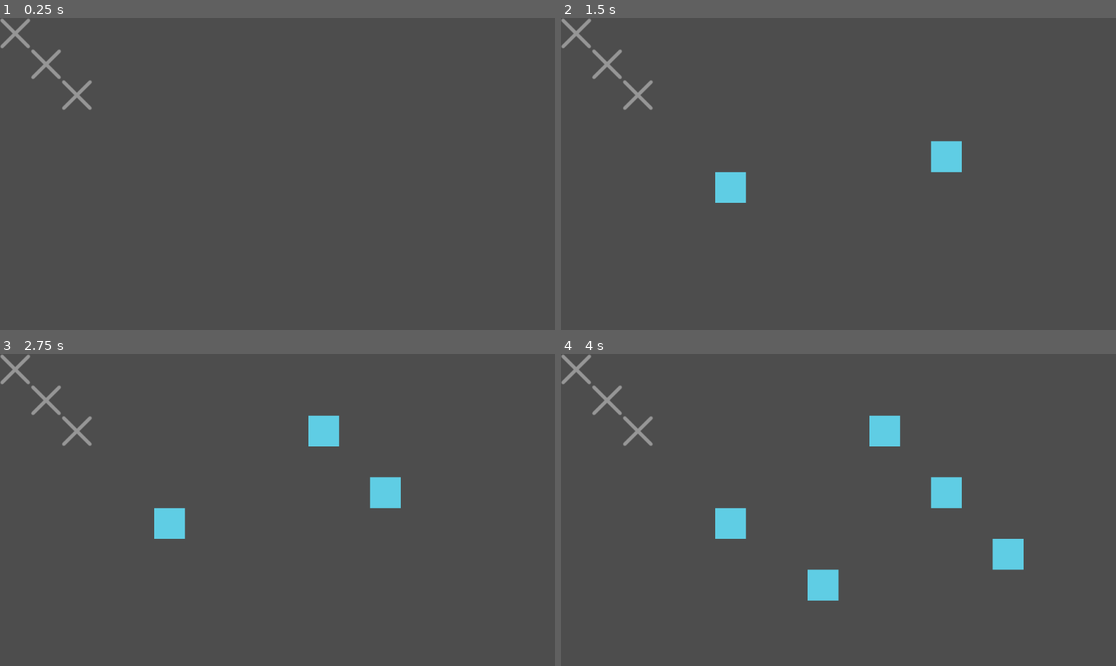
Above: before the commit, frames 1-4 (two rows, left to right).
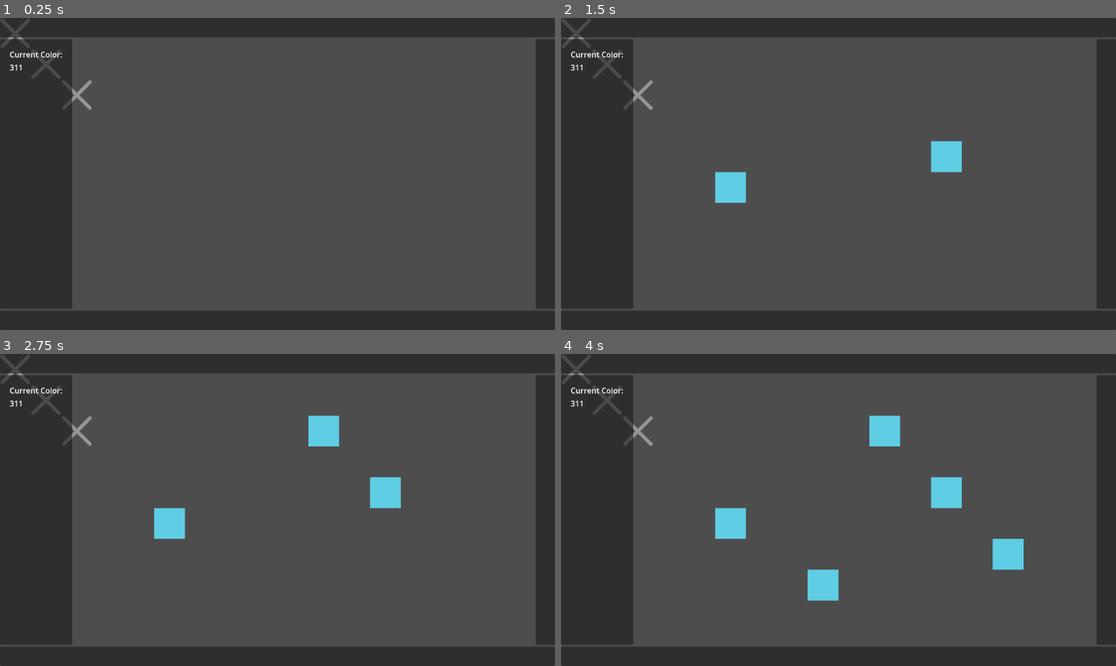
Above: after the commit, the same moments.

Repository: heinrichstr/cross-stitch-app
Game: Godot game, scene res://StitchHandler.tscn
The game is run twice, just before and just after one commit, with the same random seed, the same clock (stepped at 60 frames per second) and the same inputs.
Inputs (mouse positions are in pixels of both pictures, inside the frame that each line leads up to):
- Up to frame 1 (0.25 s): no input
- Up to frame 2 (1.5 s): tap Enter at 0.5 s; move the mouse to (960, 158) at 0.52 s; click (960, 158) at 0.67 s; tap Space at 1.25 s; move the mouse to (727, 189) at 1.27 s; click (727, 189) at 1.42 s
- Up to frame 3 (2.75 s): tap Enter at 2 s; move the mouse to (333, 441) at 2.02 s; click (333, 441) at 2.17 s
- Up to frame 4 (4 s): tap Space at 2.75 s; move the mouse to (810, 572) at 2.77 s; click (810, 572) at 2.92 s; tap Enter at 3.5 s; move the mouse to (1005, 556) at 3.52 s; click (1005, 556) at 3.67 s

The runs differ from the first frame. In frame 1, 27% of the frame differs, in the area x 0-100%, y 0-100%; in frame 2, 27%; in frame 3, 27%; in frame 4, 27%.

Commit message:
create GUI starter

Diff:
--- /dev/null
+++ b/Label2.gd
@@ -0,0 +1,11 @@
+extends Label
+
+
+# Called when the node enters the scene tree for the first time.
+func _ready():
+	pass # Replace with function body.
+
+
+# Called every frame. 'delta' is the elapsed time since the previous frame.
+func _process(delta):
+	self.text = StitchColors.stitchColors.filter(func(color): return color.stitchDmc == StitchState.currentStitchColor)[0].stitchDmc
--- a/StitchColor.gd
+++ b/StitchColor.gd
@@ -4,7 +4,7 @@
 func _ready():
 	pass # Replace with function body.
 
-func _input(event):
+func _unhandled_input(event):
 	if event is InputEventMouseButton and event.pressed:
 		if event.button_index == 1:
 			# Get the position of the mouse click in world coordinates
--- a/StitchHandler.gd
+++ b/StitchHandler.gd
@@ -6,4 +6,4 @@
 # reset state
 
 func _ready():
-	pass # Replace with function body.
+	DisplayServer.window_set_min_size(Vector2(720,480))
--- a/StitchHandler.tscn
+++ b/StitchHandler.tscn
@@ -1,8 +1,9 @@
-[gd_scene load_steps=4 format=3 uid="uid://ber788clcjkf5"]
+[gd_scene load_steps=5 format=3 uid="uid://ber788clcjkf5"]
 
 [ext_resource type="Script" path="res://StitchHandler.gd" id="1_vp47u"]
 [ext_resource type="Script" path="res://ManageDesign.gd" id="2_g0jsb"]
 [ext_resource type="PackedScene" uid="uid://bqvuy026bhh7q" path="res://TileView.tscn" id="3_07mjn"]
+[ext_resource type="PackedScene" uid="uid://cl0b6usrhdews" path="res://gui.tscn" id="4_brmlc"]
 
 [node name="StitchHandler" type="Node2D"]
 script = ExtResource("1_vp47u")
@@ -11,3 +12,5 @@
 script = ExtResource("2_g0jsb")
 
 [node name="TileView" parent="." instance=ExtResource("3_07mjn")]
+
+[node name="GUI" parent="." instance=ExtResource("4_brmlc")]
--- /dev/null
+++ b/gui.tscn
@@ -0,0 +1,94 @@
+[gd_scene load_steps=3 format=3 uid="uid://cl0b6usrhdews"]
+
+[ext_resource type="Script" path="res://Label2.gd" id="1_vyj8o"]
+
+[sub_resource type="Theme" id="Theme_e65qj"]
+
+[node name="GUI" type="CanvasLayer"]
+process_mode = 4
+follow_viewport_enabled = true
+
+[node name="VBoxContainer" type="VBoxContainer" parent="."]
+process_mode = 1
+anchors_preset = 15
+anchor_right = 1.0
+anchor_bottom = 1.0
+grow_horizontal = 2
+grow_vertical = 2
+alignment = 1
+
+[node name="PanelContainer" type="PanelContainer" parent="VBoxContainer"]
+layout_mode = 2
+theme = SubResource("Theme_e65qj")
+
+[node name="MarginContainer" type="MarginContainer" parent="VBoxContainer/PanelContainer"]
+layout_mode = 2
+size_flags_vertical = 0
+theme_override_constants/margin_left = 20
+theme_override_constants/margin_top = 20
+theme_override_constants/margin_right = 20
+theme_override_constants/margin_bottom = 20
+
+[node name="HBoxContainer" type="HBoxContainer" parent="VBoxContainer"]
+layout_mode = 2
+size_flags_vertical = 3
+
+[node name="ColorContainer" type="PanelContainer" parent="VBoxContainer/HBoxContainer"]
+layout_mode = 2
+size_flags_horizontal = 0
+
+[node name="MarginContainer" type="MarginContainer" parent="VBoxContainer/HBoxContainer/ColorContainer"]
+layout_mode = 2
+theme_override_constants/margin_left = 20
+theme_override_constants/margin_top = 20
+theme_override_constants/margin_right = 20
+theme_override_constants/margin_bottom = 20
+
+[node name="VBoxContainer" type="VBoxContainer" parent="VBoxContainer/HBoxContainer/ColorContainer/MarginContainer"]
+layout_mode = 2
+
+[node name="CurrentColorContainer" type="MarginContainer" parent="VBoxContainer/HBoxContainer/ColorContainer/MarginContainer/VBoxContainer"]
+layout_mode = 2
+
+[node name="VBoxContainer" type="VBoxContainer" parent="VBoxContainer/HBoxContainer/ColorContainer/MarginContainer/VBoxContainer/CurrentColorContainer"]
+layout_mode = 2
+size_flags_horizontal = 4
+size_flags_vertical = 4
+
+[node name="Label" type="Label" parent="VBoxContainer/HBoxContainer/ColorContainer/MarginContainer/VBoxContainer/CurrentColorContainer/VBoxContainer"]
+layout_mode = 2
+text = "Current Color:"
+
+[node name="CurrentColorLabel" type="Label" parent="VBoxContainer/HBoxContainer/ColorContainer/MarginContainer/VBoxContainer/CurrentColorContainer/VBoxContainer"]
+layout_mode = 2
+script = ExtResource("1_vyj8o")
+
+[node name="MarginContainer3" type="MarginContainer" parent="VBoxContainer/HBoxContainer"]
+process_mode = 4
+layout_mode = 2
+size_flags_horizontal = 3
+theme_override_constants/margin_left = 20
+theme_override_constants/margin_top = 20
+theme_override_constants/margin_right = 20
+theme_override_constants/margin_bottom = 20
+
+[node name="PanelContainer2" type="PanelContainer" parent="VBoxContainer/HBoxContainer"]
+layout_mode = 2
+
+[node name="MarginContainer" type="MarginContainer" parent="VBoxContainer/HBoxContainer/PanelContainer2"]
+layout_mode = 2
+theme_override_constants/margin_left = 20
+theme_override_constants/margin_top = 20
+theme_override_constants/margin_right = 20
+theme_override_constants/margin_bottom = 20
+
+[node name="PanelContainer2" type="PanelContainer" parent="VBoxContainer"]
+layout_mode = 2
+theme = SubResource("Theme_e65qj")
+
+[node name="MarginContainer" type="MarginContainer" parent="VBoxContainer/PanelContainer2"]
+layout_mode = 2
+theme_override_constants/margin_left = 20
+theme_override_constants/margin_top = 20
+theme_override_constants/margin_right = 20
+theme_override_constants/margin_bottom = 20
